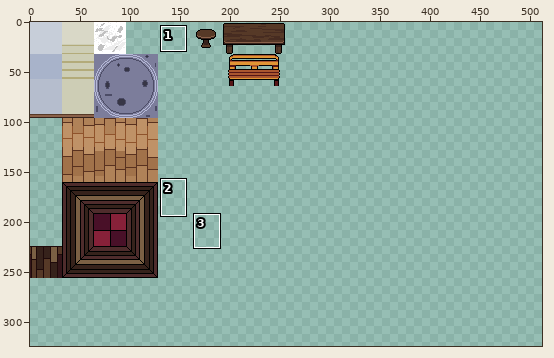
Two states of a sprite sheet, assets/decorations/wooden_floor.png. Above, an overview of the earlier version with the close-up marked.
Close-up. Before:
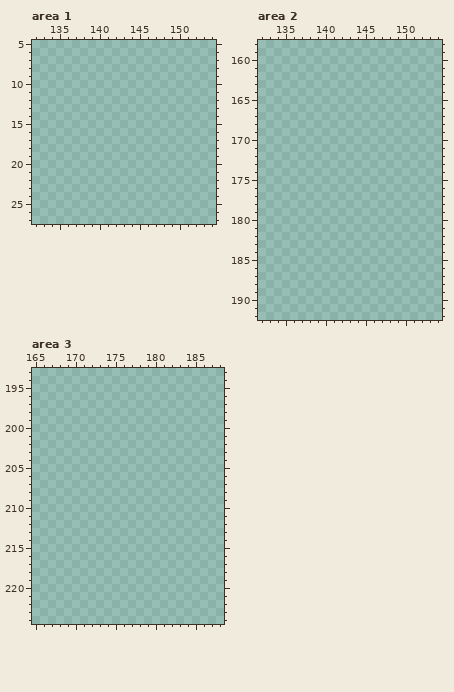
The file is 265x256 pixels. Colours within 5 levels of each other are drawn and written as one. Shown: area 1: x 132..154, y 5..27; area 2: x 132..154, y 158..192; area 3: x 165..188, y 193..224. The old version is drawn lined up with the new one, on the new canvas. The wide view leaves out empty margins. The commit also changed other parts of the picture, which this record leaves out.
After:
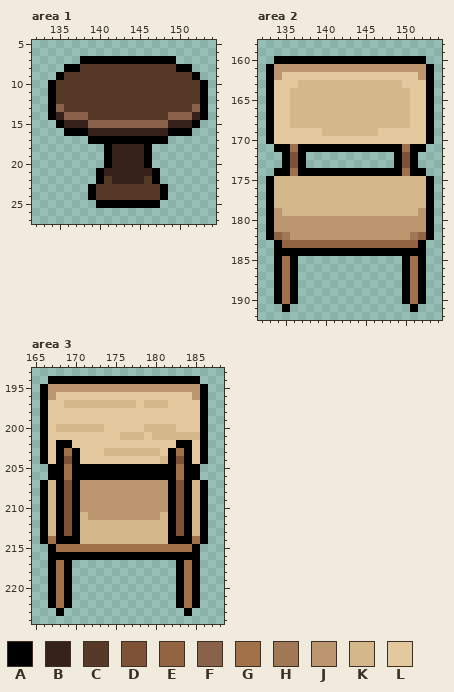
Palette (. is transparent): A #000000  B #36221b  C #563927  D #7e5236  E #926441  F #8a614a  G #a1724a  H #a07856  J #bb966f  K #d4b78a  L #e3c99d
Change:
canvas 265x256 -> 512x512
--- area 1
@@ x 132..154 @@
  6 .......................
- 7 .......................
- 8 .......................
- 9 .......................
-10 .......................
-11 .......................
-12 .......................
-13 .......................
-14 .......................
-15 .......................
-16 .......................
-17 .......................
-18 .......................
-19 .......................
-20 .......................
-21 .......................
-22 .......................
-23 .......................
-24 .......................
-25 .......................
+ 7 ......AAAAAAAAAAAA.....
+ 8 ....AACCCCCCCCCCCCAA...
+ 9 ...ACCCCCCCCCCCCCCCCA..
+10 ..ACCCCCCCCCCCCCCCCCCA.
+11 ..ACCCCCCCCCCCCCCCCCCA.
+12 ..ACCCCCCCCCCCCCCCCCCA.
+13 ..AFCCCCCCCCCCCCCCCCFA.
+14 ..ABFFFCCCCCCCCCCFFFBA.
+15 ...ABBBFFFFFFFFFFBBBA..
+16 ....AAABBBBBBBBBBAAA...
+17 .......AAAAAAAAAA......
+18 .........ABBBBA........
+19 .........ABBBBA........
+20 .........ABBBBA........
+21 ........ABBBBBBA.......
+22 ........ACBBBBCA.......
+23 .......ACCCCCCCCA......
+24 .......ACCCCCCCCA......
+25 ........AAAAAAAA.......
 26 .......................
--- area 2
@@ x 132..154 @@
 159 .......................
-160 .......................
-161 .......................
-162 .......................
-163 .......................
-164 .......................
-165 .......................
-166 .......................
-167 .......................
-168 .......................
-169 .......................
-170 .......................
-171 .......................
-172 .......................
-173 .......................
-174 .......................
-175 .......................
-176 .......................
-177 .......................
-178 .......................
-179 .......................
-180 .......................
-181 .......................
-182 .......................
-183 .......................
-184 .......................
-185 .......................
-186 .......................
-187 .......................
-188 .......................
-189 .......................
-190 .......................
-191 .......................
+160 ..AAAAAAAAAAAAAAAAAAA..
+161 .AJJJJJJJJJJJJJJJJJJJA.
+162 .AJLLLLLLLLLLLLLLLLLJA.
+163 .ALLLKKKKKKKKKKKKKLLLA.
+164 .ALLKKKKKKKKKKKKKKKLLA.
+165 .ALLKKKKKKKKKKKKKKKLLA.
+166 .ALLKKKKKKKKKKKKKKKLLA.
+167 .ALLKKKKKKKKKKKKKKKLLA.
+168 .ALLKKKKKKKKKKKKKKKLLA.
+169 .ALLLLLLKKKKKKKLLLLLLA.
+170 .ALLLLLLLLLLLLLLLLLLLA.
+171 ..AAGAAAAAAAAAAAAAGAA..
+172 ...ADA...........ADA...
+173 ...ADA...........ADA...
+174 ..AAGAAAAAAAAAAAAAGAA..
+175 .AKKKKKKKKKKKKKKKKKKKA.
+176 .AKKKKKKKKKKKKKKKKKKKA.
+177 .AKKKKKKKKKKKKKKKKKKKA.
+178 .AKKKKKKKKKKKKKKKKKKKA.
+179 .AJKKKKKKKKKKKKKKKKKJA.
+180 .AJJJJJJJJJJJJJJJJJJJA.
+181 .AJJJJJJJJJJJJJJJJJJJA.
+182 .AEHJJJJJJJJJJJJJJJHEA.
+183 ..AEEEEEEEEEEEEEEEEEA..
+184 ..AAAAAAAAAAAAAAAAAAA..
+185 ..AGA.............AGA..
+186 ..AGA.............AGA..
+187 ..AGA.............AGA..
+188 ..AGA.............AGA..
+189 ..AGA.............AGA..
+190 ..AGA.............AGA..
+191 ...A...............A...
 192 .......................
--- area 3
@@ x 165..188 @@
 193 ........................
-194 ........................
-195 ........................
-196 ........................
-197 ........................
-198 ........................
-199 ........................
-200 ........................
-201 ........................
-202 ........................
-203 ........................
-204 ........................
-205 ........................
-206 ........................
-207 ........................
-208 ........................
-209 ........................
-210 ........................
-211 ........................
-212 ........................
-213 ........................
-214 ........................
-215 ........................
-216 ........................
-217 ........................
-218 ........................
-219 ........................
-220 ........................
-221 ........................
-222 ........................
-223 ........................
+194 ..AAAAAAAAAAAAAAAAAAA...
+195 .AJJJJJJJJJJJJJJJJJJJA..
+196 .AJLLLLLLLLLLLLLLLLLJA..
+197 .ALLKKKKKKKKKLKKKLLLLA..
+198 .ALLLLLLLLLLLLLLLLLLLA..
+199 .ALLLLLLLLLLLLLLLLLLLA..
+200 .ALKKKKKKLLLLLKKKKLLLA..
+201 .ALLLLLLLLLKKKLKKKKKKA..
+202 .ALAALLLLLLLLLLLLLAALA..
+203 .ALAGALLLKKKKKKKLAGALA..
+204 .ALADALLLLLLLLLLKADALA..
+205 ..AAGAAAAAAAAAAAAAGAA...
+206 ..AAGAAAAAAAAAAAAAGAA...
+207 .AKADAJJJJJJJJJJJADAKA..
+208 .AKADAJJJJJJJJJJJADAKA..
+209 .AKADAJJJJJJJJJJJADAKA..
+210 .AKADAJJJJJJJJJJJADAKA..
+211 .AKADAKJJJJJJJJJKADAKA..
+212 .AKADAKKKKKKKKKKKADAKA..
+213 .AKADAKKKKKKKKKKKADAKA..
+214 .AGAAAKKKKKKKKKKKAAAGA..
+215 ..AGGGGGGGGGGGGGGGGGA...
+216 ..AAAAAAAAAAAAAAAAAAA...
+217 ..AGA.............AGA...
+218 ..AGA.............AGA...
+219 ..AGA.............AGA...
+220 ..AGA.............AGA...
+221 ..AGA.............AGA...
+222 ..AGA.............AGA...
+223 ...A...............A....
 224 ........................
Where, in picture pixels (left, top, right, bottom), the same in both close-ups:
added: (48, 56, 208, 208)
added: (266, 56, 434, 312)
added: (40, 376, 208, 616)
